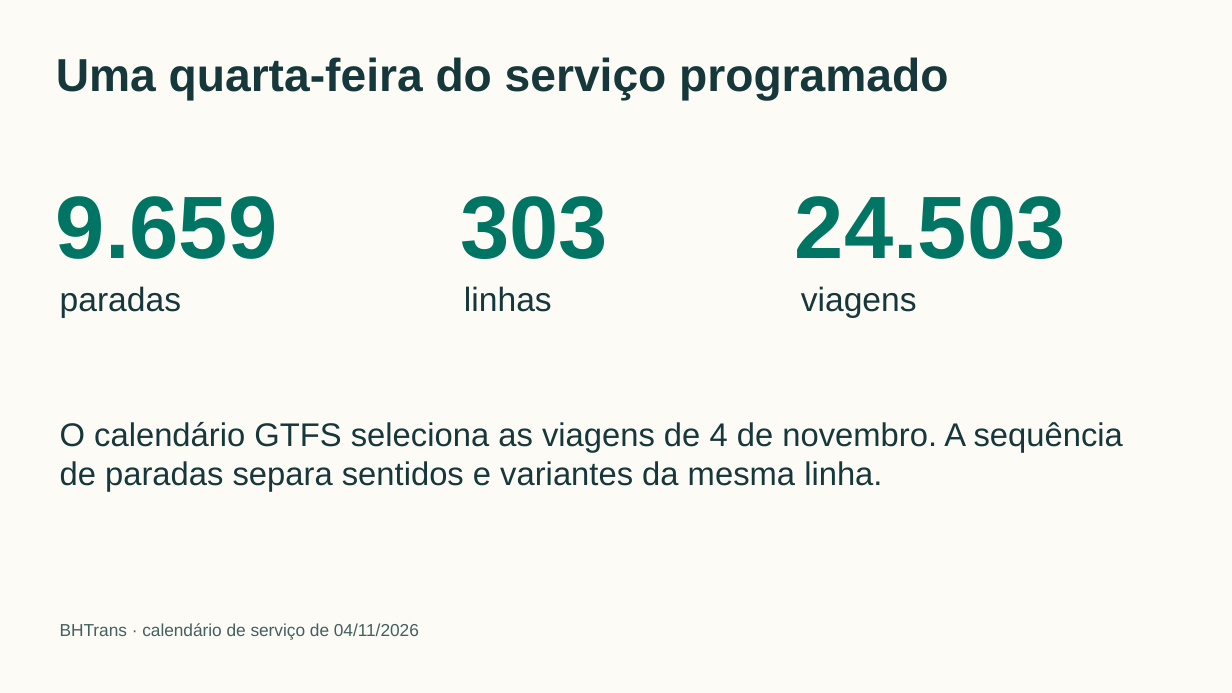
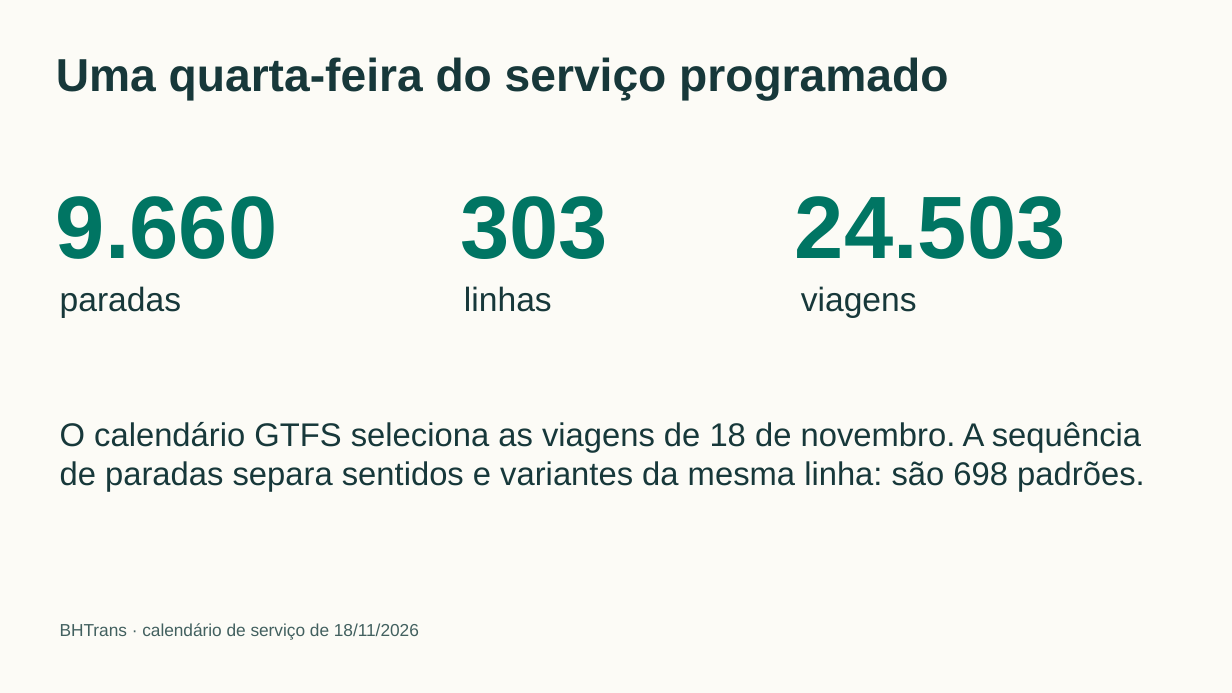
Before and after one commit to henriquegdc/grafos-transporte-bh, a slide deck: slide 2 of apresentacao/grafos-transporte-bh.pptx. Drawn at 1232x693 pixels with LibreOffice and Linux fonts; fonts in the diff are those of the drawing. Boxes give left, top, right and bottom in pixels: in the first picture for what was removed or moved away, otherwise in the second. Text is boxed around its words. In the diff, an @@ line names an element or a change of style, - is before the commit and + after.

Commit message:
docs(ENT-SLIDES): aplica a revisao do #72
A lamina 11 passa a comparar com o NetworkX no G_P real (razoes e
inclinacoes de comparacao-networkx e complexidade de 20/11) e o JSON da
grade 5x5, sem registro em feature, sai do PR. Todas as laminas usam o
GTFS de 18/11; espera, isocrona e tempos vem das medicoes regeradas no
#74. Notas reatribuidas para quem fez cada parte, com uma linha numerica
para nao dominados, comunidades e falhas multiplas, e figuras trocadas
por recortes ou cartoes legiveis.

```diff
--- a/apresentacao/grafos-transporte-bh.pptx
+++ b/apresentacao/grafos-transporte-bh.pptx
@@ text at (x1=56, y1=196, x2=277, y2=259): text changed @@
-9.659
+9.660
@@ text at (x1=60, y1=422, x2=1144, y2=492): text changed @@
-O calendário GTFS seleciona as viagens de 4 de novembro. A sequência de paradas separa sentidos e variantes da mesma linha.
+O calendário GTFS seleciona as viagens de 18 de novembro. A sequência de paradas separa sentidos e variantes da mesma linha: são 698 padrões.
@@ text at (x1=60, y1=623, x2=419, y2=640): text changed @@
-BHTrans · calendário de serviço de 04/11/2026
+BHTrans · calendário de serviço de 18/11/2026
```
Also in this commit, not shown: 9 other slides changed, 2 other files.
